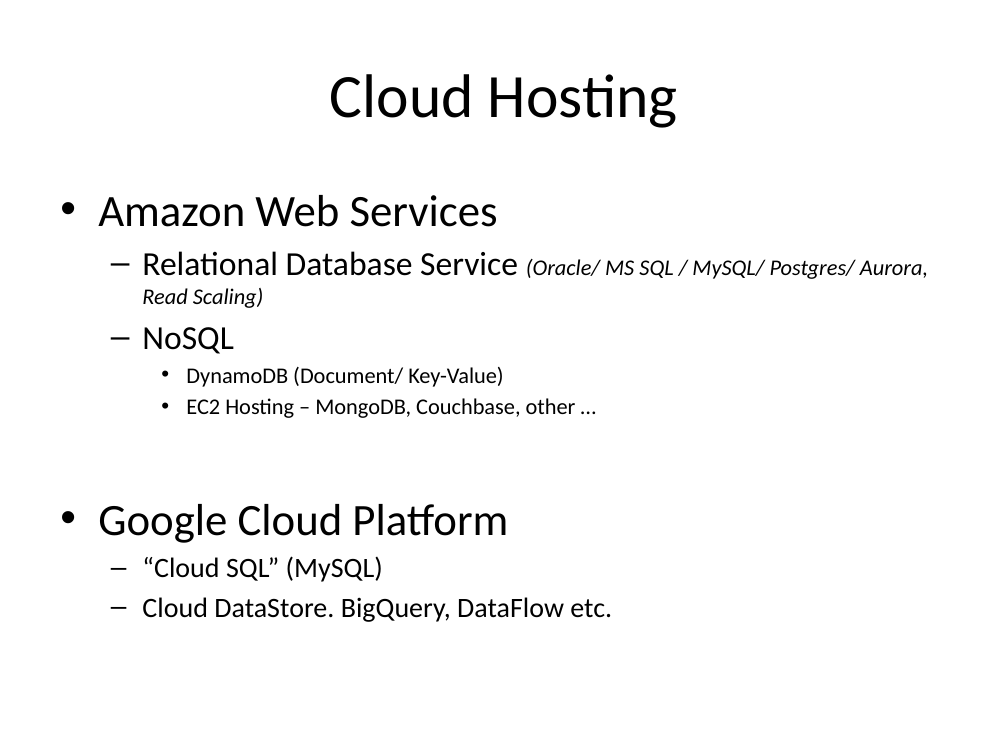
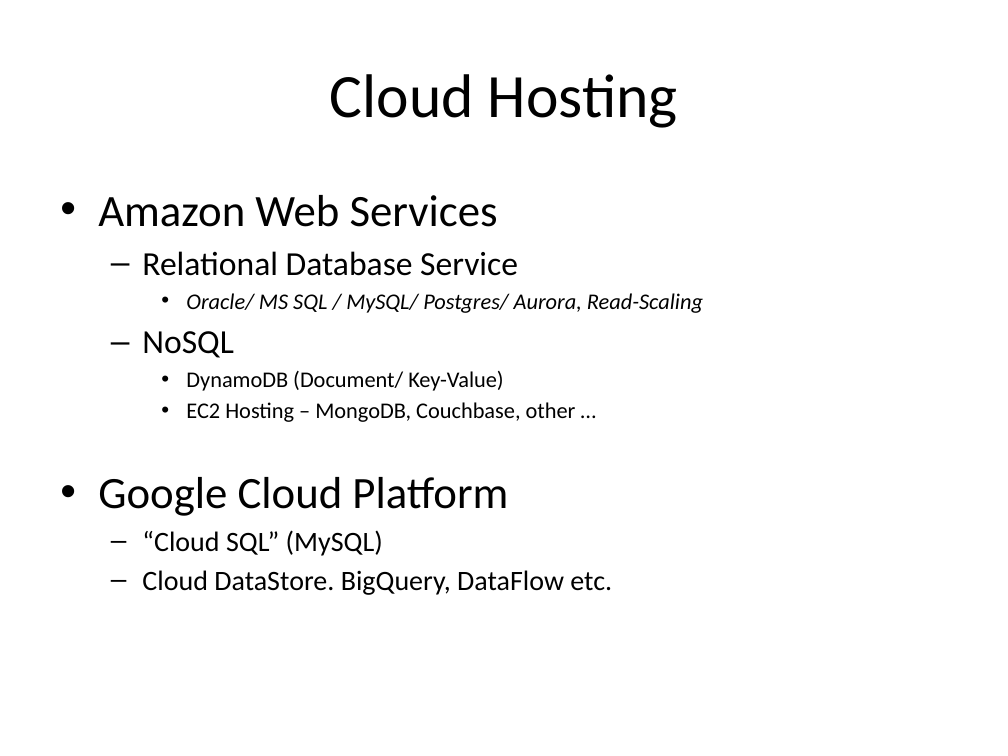
Before and after one commit to alexdgarland/database-demos, a slide deck: slide 45 of Slides/Not Only SQL - Picking A Database for DotNET.pptx (slide 44 before the commit). Drawn at 1008x756 pixels with LibreOffice and Linux fonts; fonts in the diff are those of the drawing. Boxes give left, top, right and bottom in pixels: in the first picture for what was removed or moved away, otherwise in the second. Text is boxed around its words. In the diff, an @@ line names an element or a change of style, - is before the commit and + after.

```diff
--- a/Slides/Not Only SQL - Picking A Database for DotNET.pptx
+++ b/Slides/Not Only SQL - Picking A Database for DotNET.pptx
@@ text at <box>142,251,703,313</box>: text changed @@
-  – Relational Database Service (Oracle/ MS SQL / MySQL/ Postgres/ Aurora, Read Scaling)
+  – Relational Database Service
+    • Oracle/ MS SQL / MySQL/ Postgres/ Aurora, Read-Scaling
```
Also in this commit, not shown: 14 other slides changed, 1 slide added.
